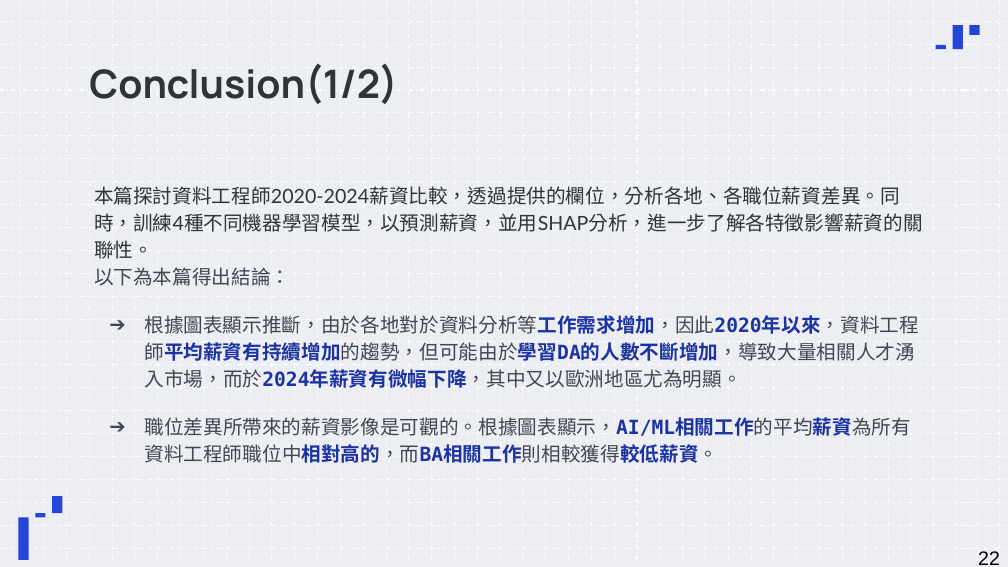
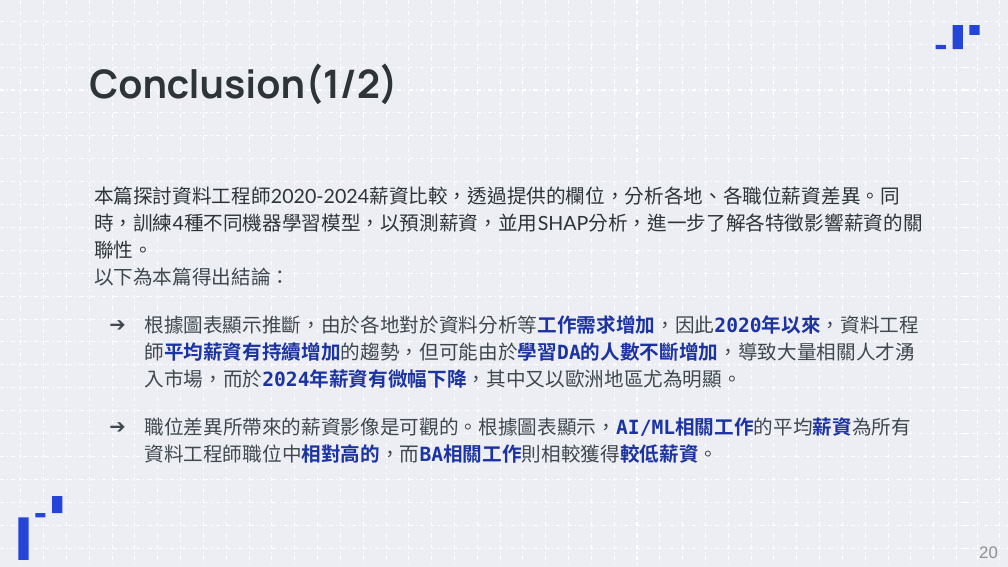
Before and after one commit to MRAmateurH/kaggle, a slide deck: slide 21 of data-engineer-salary-in-2024/data engineer salary in 2024 v2.pptx (slide 22 before the commit). Drawn at 1008x567 pixels with LibreOffice and Linux fonts; fonts in the diff are those of the drawing. Boxes give left, top, right and bottom in pixels: in the first picture for what was removed or moved away, otherwise in the second. Text is boxed around its words. In the diff, an @@ line names an element or a change of style, - is before the commit and + after.

```diff
--- a/data-engineer-salary-in-2024/data engineer salary in 2024 v2.pptx
+++ b/data-engineer-salary-in-2024/data engineer salary in 2024 v2.pptx
@@ page number removed at (978,551,1000,565) @@
-22
@@ page number added at (979,546,998,558), 12 pt, text #8F9091 @@
+20
```
Also in this commit, not shown: 24 other slides changed.
